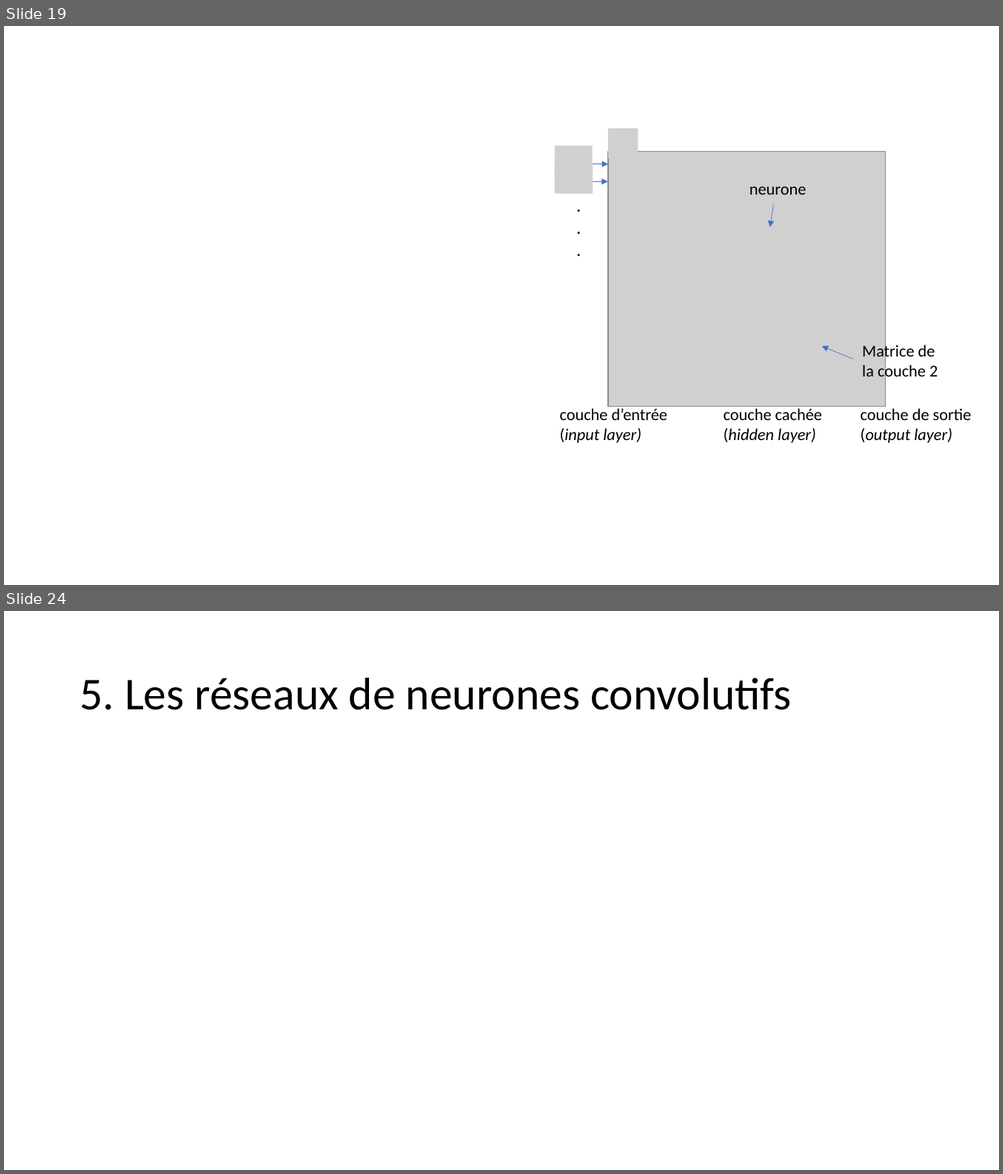
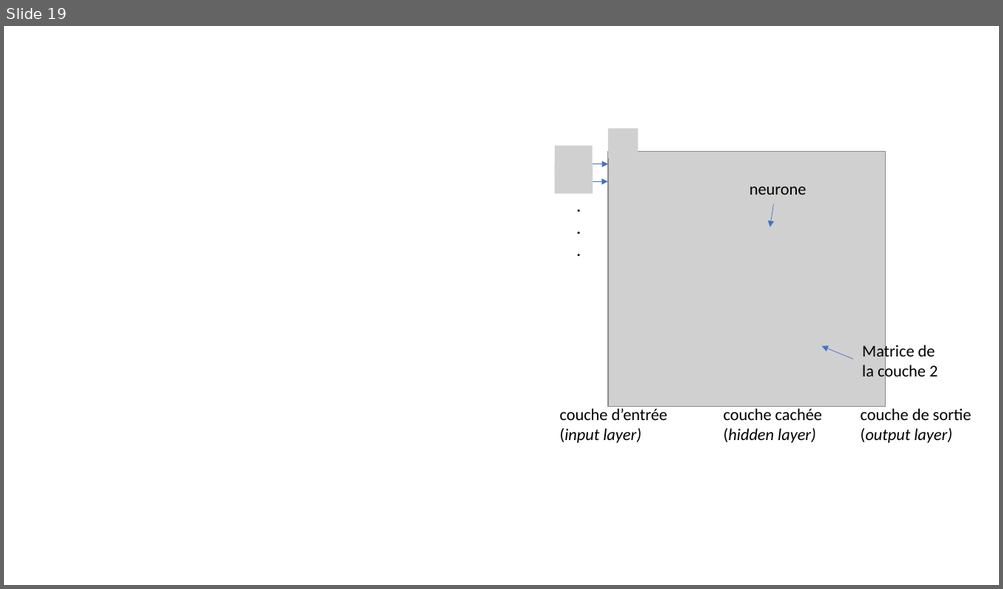
Before and after one commit to jolindien-git/jolindien-git.github.io, a slide deck: Intelligence Artificielle et Analyse de donnees.pptx. Shown one above the other, each under a label of ours: slides 19 and 24 before the commit, slide 19 after it; the slides between them are not shown. The pictures are 1003x1174 and 1003x589 pixels, drawn with LibreOffice and Linux fonts; fonts in the diff are those of the drawing; grey boxes stand for pictures. Boxes give left, top, right and bottom in pixels: in the first picture for what was removed or moved away, otherwise in the second. Text is boxed around its words. In the diff, an @@ line names an element or a change of style, - is before the commit and + after.

```diff
--- a/Intelligence Artificielle et Analyse de donnees.pptx
+++ b/Intelligence Artificielle et Analyse de donnees.pptx
@@ slide 24 removed at (x1=4, y1=611, x2=999, y2=1170), background #FFFFFF @@
@@ title removed at (x1=79, y1=678, x2=791, y2=710) @@
-5. Les réseaux de neurones convolutifs
```
Also in this commit, not shown: 7 slides changed, 1 slide added, 3 other slides removed, 2 other files.
